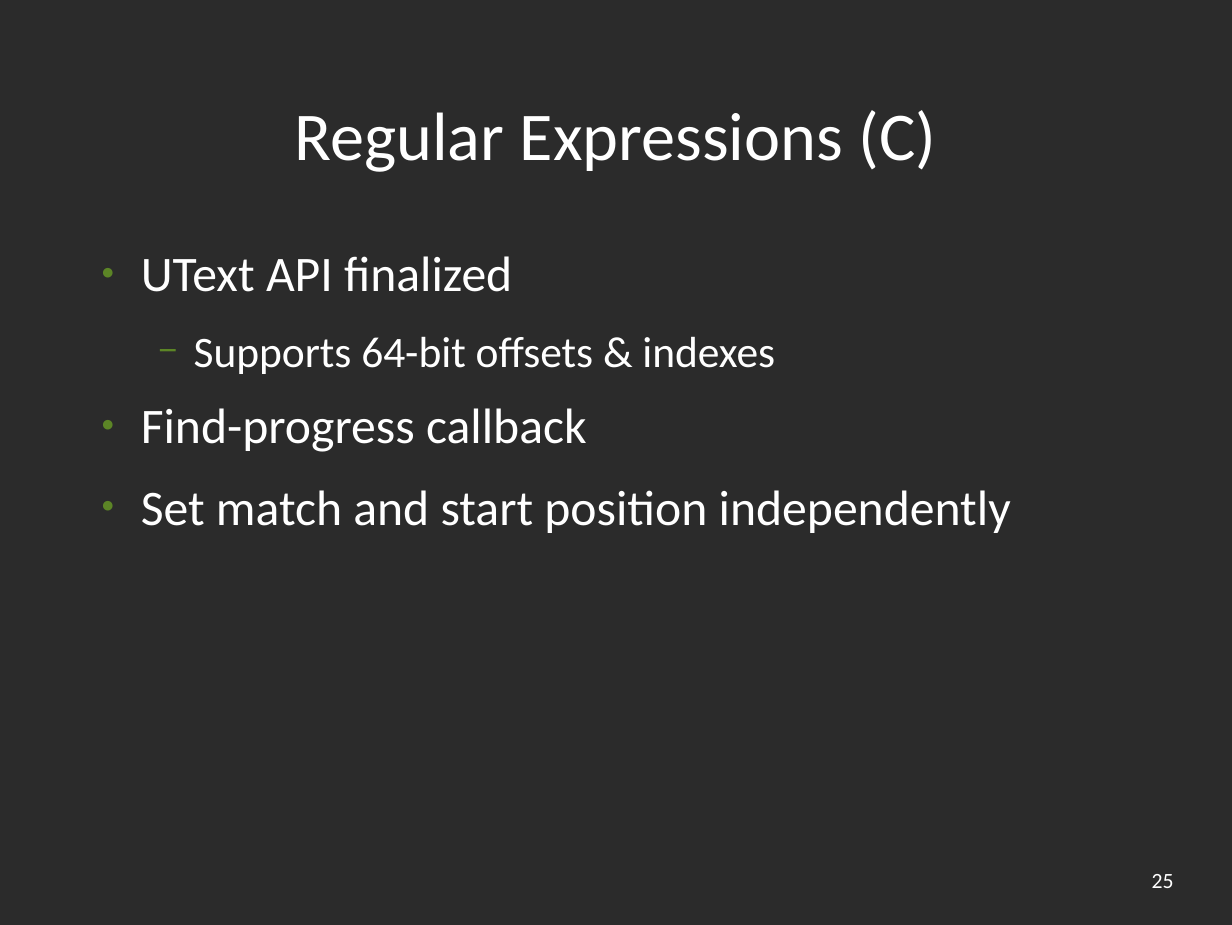
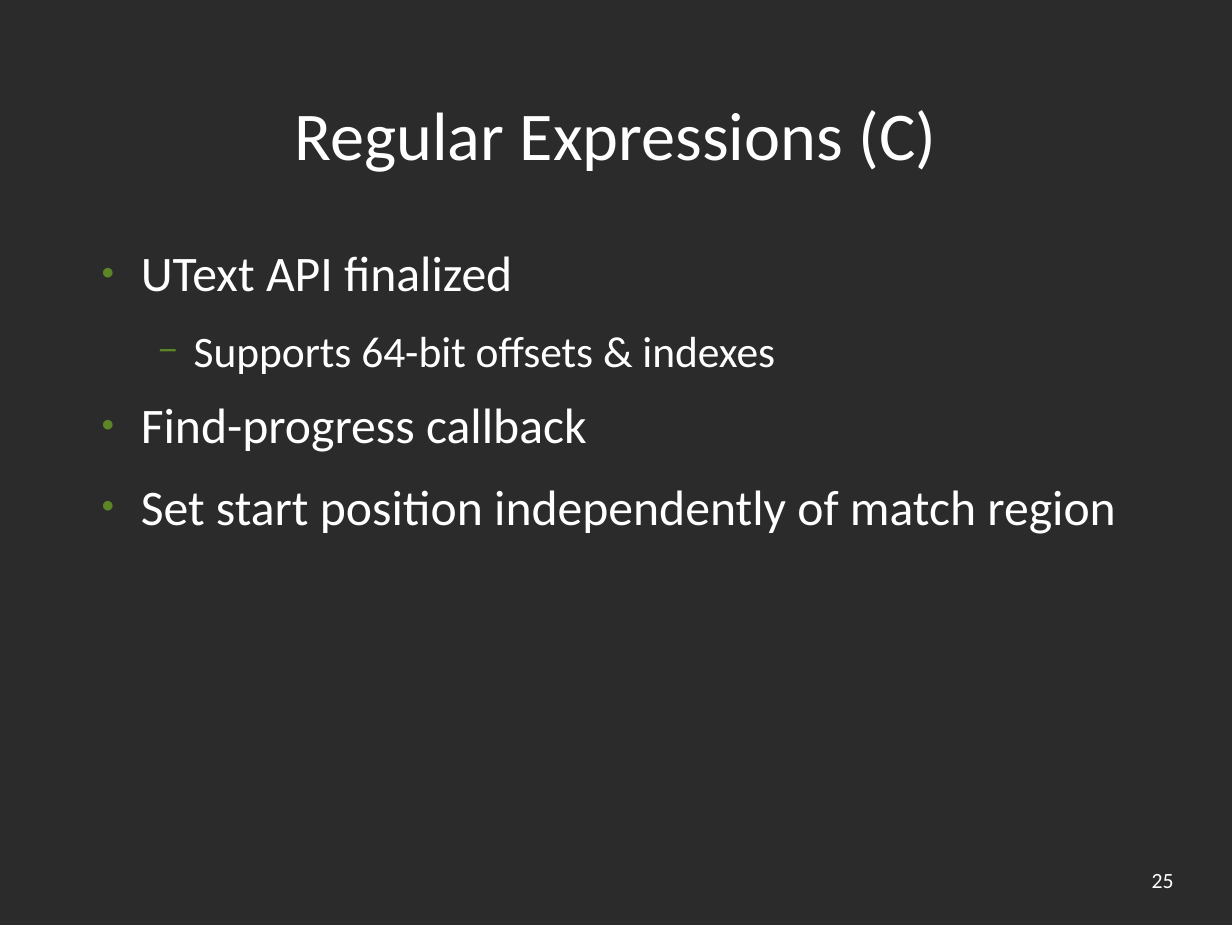
Before and after one commit to unicode-org/icu-docs, a slide deck: slide 25 of docs/pres/icu_overview.odp. Drawn at 1232x925 pixels with LibreOffice and Linux fonts; fonts in the diff are those of the drawing; background and template pictures are left out; a plain dark background stands for a picture behind light text. Boxes give left, top, right and bottom in pixels: in the first picture for what was removed or moved away, otherwise in the second. Text is boxed around its words. In the diff, an @@ line names an element or a change of style, - is before the commit and + after.

```diff
--- a/docs/pres/icu_overview.odp
+++ b/docs/pres/icu_overview.odp
@@ text at box(141, 490, 1115, 534): text changed @@
-● Set match and start position independently
+● Set start position independently of match region
```
Also in this commit, not shown: 1 other file.
